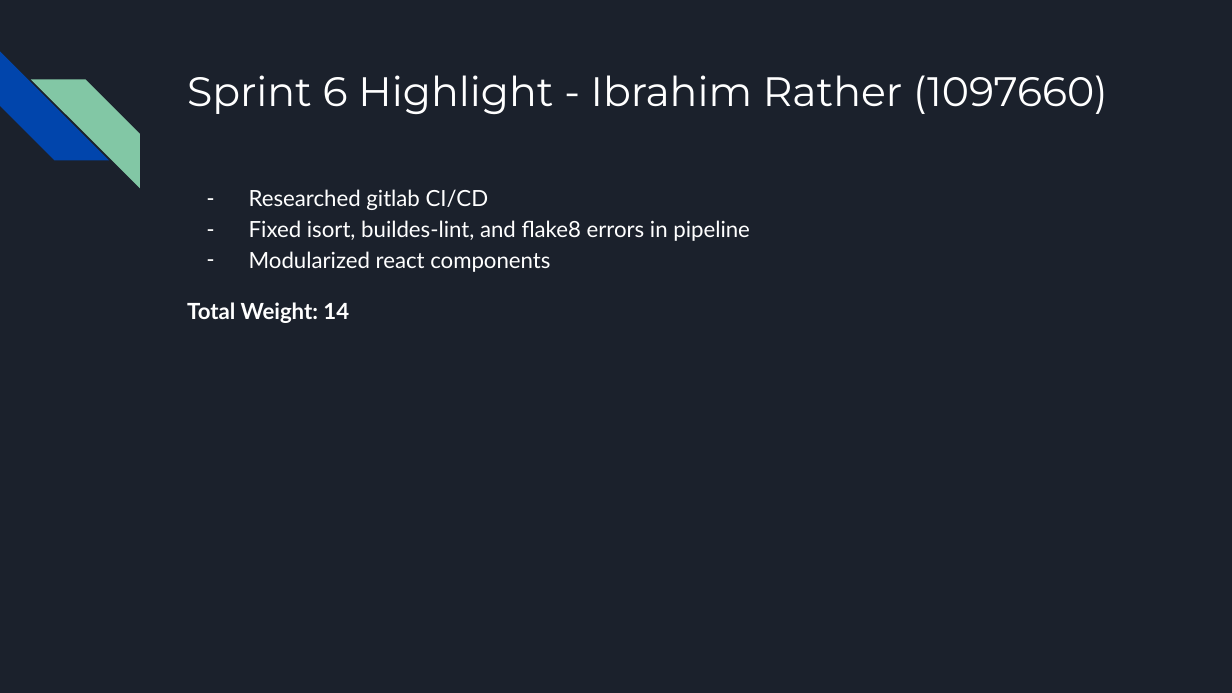
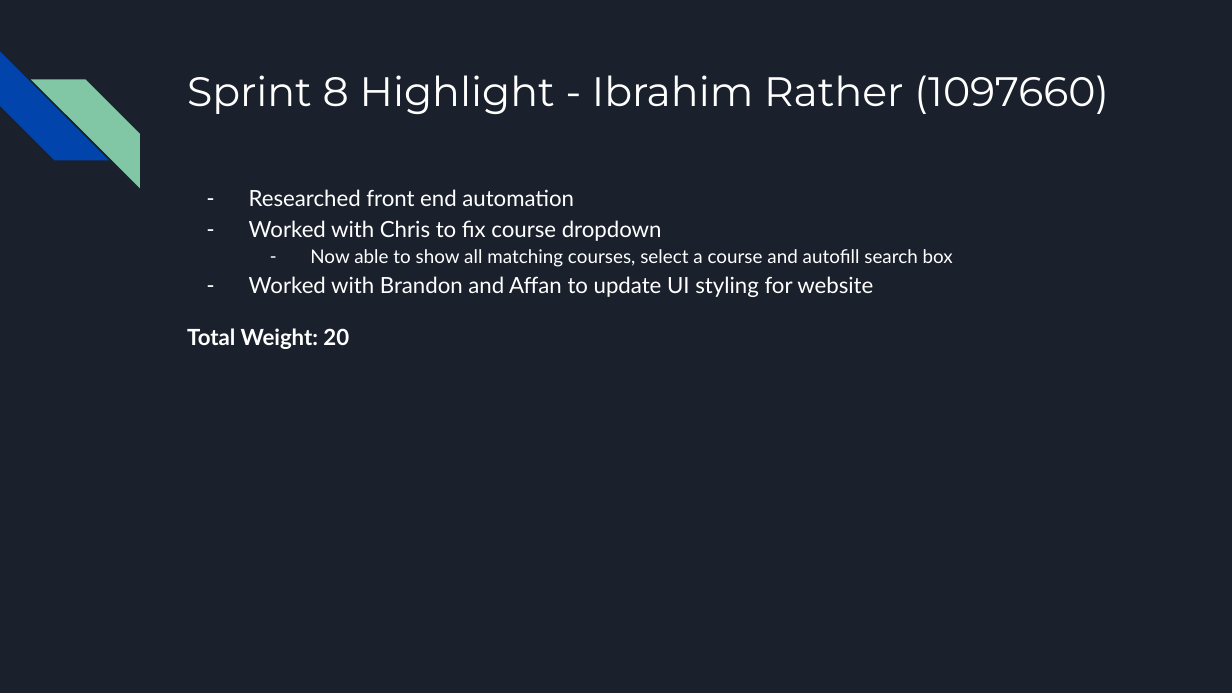
Before and after one commit to irather/Guelph-Scheduler-App, a slide deck: slide 11 of CIS3760_Retro.pptx. Drawn at 1232x693 pixels with LibreOffice and Linux fonts; fonts in the diff are those of the drawing. Boxes give left, top, right and bottom in pixels: in the first picture for what was removed or moved away, otherwise in the second. Text is boxed around its words. In the diff, an @@ line names an element or a change of style, - is before the commit and + after.

```diff
--- a/CIS3760_Retro.pptx
+++ b/CIS3760_Retro.pptx
@@ title at [187,75,1109,114]: text changed @@
-Sprint 6 Highlight - Ibrahim Rather (1097660)
+Sprint 8 Highlight - Ibrahim Rather (1097660)
@@ text at [187,189,953,349]: text changed @@
-– Researched gitlab CI/CD
-– Fixed isort, buildes-lint, and flake8 errors in pipeline
-– Modularized react components
-Total Weight: 14
+– Researched front end automation
+– Worked with Chris to fix course dropdown
+  – Now able to show all matching courses, select a course and autofill search box
+– Worked with Brandon and Affan to update UI styling for website
+Total Weight: 20
```
Also in this commit, not shown: 8 other slides changed, 2 slides added, 2 slides removed.
